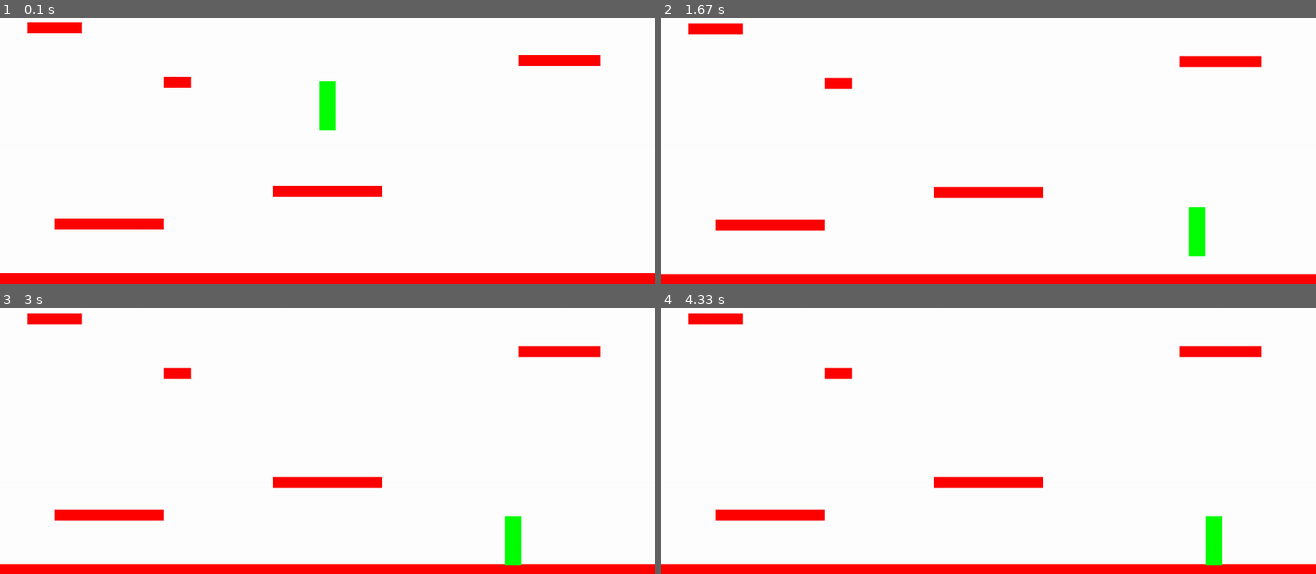
Above: before the commit, frames 1-4 (two rows, left to right).
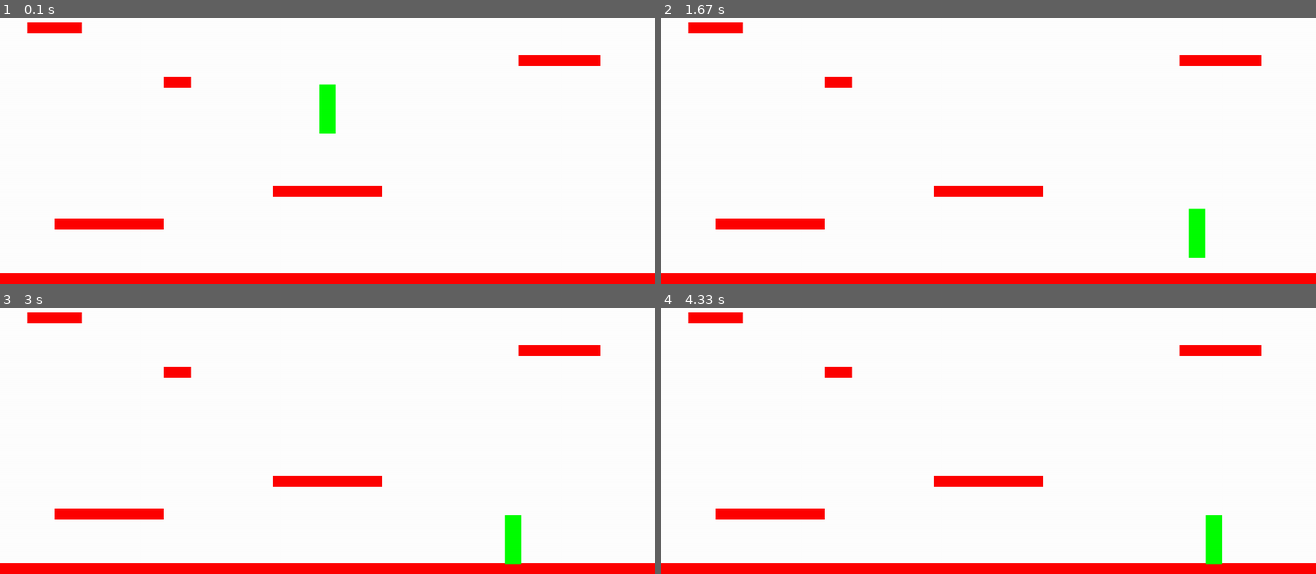
Above: after the commit, the same moments.

Repository: bebopsanders/pygameJetPack
Game: pygame game, started from main.py
Same seed, same stepped clock (60 frames per second), same inputs: the game is played once before the commit and once after it.
Inputs:
- Up to frame 1 (0.1 s): no input
- Up to frame 2 (1.67 s): hold Space 0.33-0.8 s; hold D 0.33-0.8 s; hold D 0.83-1.3 s; hold W 1.33-1.63 s
- Up to frame 3 (3 s): hold D 1.67-2.13 s; hold A 2.17-2.7 s; hold A from 2.73 s (still down)
- Up to frame 4 (4.33 s): release A at 3.13 s; hold W 3.17-3.53 s; hold D 3.57-4.2 s; hold A from 4.23 s (still down)

The runs differ from the first frame. In frame 1, less than 0.1% of the frame differs, in the area x 48-52%, y 23-44%; in frame 2, 1.2%, in the area x 0-100%, y 1-97%; in frame 3, 1.2%; in frame 4, 1.2%.

Commit message:
improved jetpack flying and set jet fule refeal every 5 seconds, increased the range of width of platforms that are randomly spawning at the top of the screen

Diff:
--- a/main.py
+++ b/main.py
@@ -33,7 +33,7 @@
     def update(self):
         self.all_sprites.update()
         # check to see if player is 1/4 from the top of screen
-        if self.player.rect.top <= HEIGHT/4:
+        if self.player.rect.top <= 200:
             self.player.pos.y += abs(self.player.vel.y)
             for plat in self.platforms:
                 plat.rect.y += abs(self.player.vel.y)
@@ -41,7 +41,7 @@
                     plat.kill()
         # spawn new platforms to keep same average number
         while len(self.platforms) < 7:
-            width = random.randrange(50,100)
+            width = random.randrange(50,200)
             p = Platform(random.randrange(0,WIDTH-width), random.randrange(-75,-30),width,20)
             self.all_sprites.add(p)
             self.platforms.add(p)
--- a/sprites.py
+++ b/sprites.py
@@ -15,6 +15,7 @@
         self.vel = vec(0,0)
         self.acc = vec(0,0)
         self.jetFule = 100
+        self.last_update = pg.time.get_ticks()
 
     def jump(self):
         self.rect.x += 1
@@ -24,12 +25,17 @@
             self.vel.y = -20
 
     def activateJetPack(self):
+        if self.jetFule <= 0:
+            now = pg.time.get_ticks()
+            if now - self.last_update > 5000:
+                self.last_update = now
+                self.jetFule += 100
         if self.jetFule > 0:
-            self.acc.y = -0.17
-            self.jetFule -= 2
+            self.acc.y = -0.24
+            self.jetFule -= 1
 
     def update(self):
-        self.acc = vec(0,1)
+        self.acc = vec(0,1.5)
         keys = pg.key.get_pressed()
         if keys[pg.K_a]:
             self.acc.x = -0.5
@@ -37,9 +43,9 @@
             self.acc.x = 0.5
         if keys[pg.K_w]:
             self.activateJetPack()
-        if keys[pg.K_SPACE]:
+        elif keys[pg.K_SPACE]:
             self.jump()
-        self.acc.x += self.vel.x * -PLAYER_FRICTION
+        self.acc += self.vel * -PLAYER_FRICTION
         self.vel += self.acc
         self.pos += self.vel + 0.5 * self.acc
         self.rect.midbottom = self.pos
